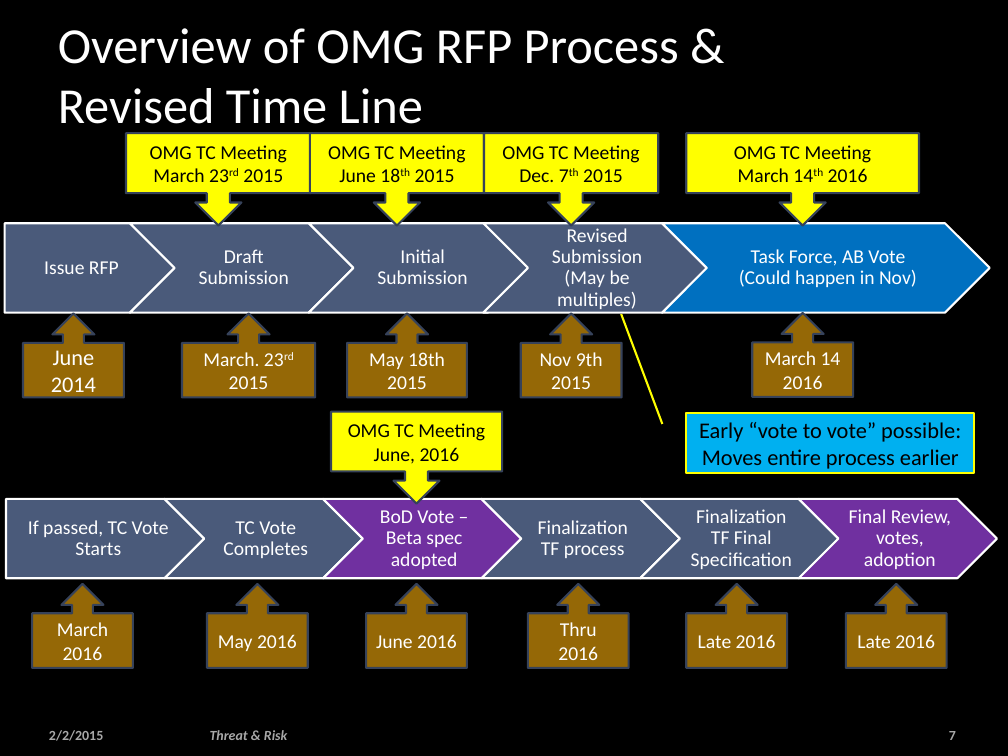
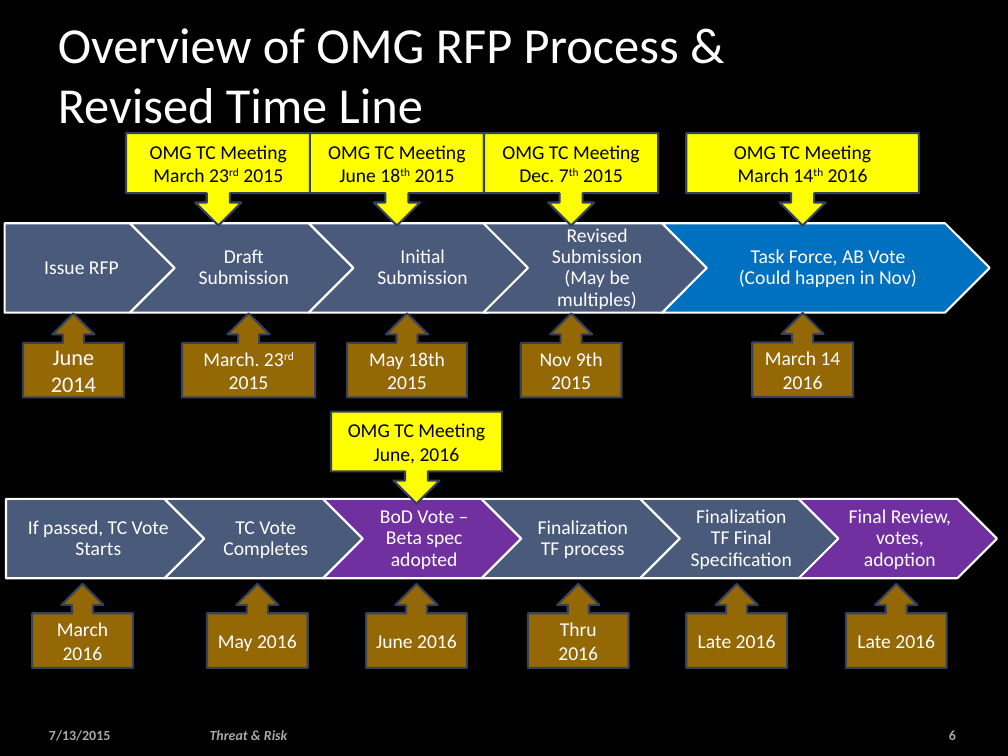
Before and after one commit to omg-threat-modeling/phase1, a slide deck: slide 6 of Team/Threat-risk -enguagement.pptx (slide 7 before the commit). Drawn at 1008x756 pixels with LibreOffice and Linux fonts; fonts in the diff are those of the drawing; background and template pictures are left out. Boxes give left, top, right and bottom in pixels: in the first picture for what was removed or moved away, otherwise in the second. Text is boxed around its words. In the diff, an @@ line names an element or a change of style, - is before the commit and + after.

```diff
--- a/Team/Threat-risk -enguagement.pptx
+++ b/Team/Threat-risk -enguagement.pptx
@@ border callout removed at (686, 412, 975, 473) @@
-Early “vote to vote” possible: Moves entire process earlier
@@ text at (49, 730, 111, 741): text changed @@
-2/2/2015
+7/13/2015
@@ page number at (949, 730, 956, 740): text changed @@
-7
+6
```
Also in this commit, not shown: 48 other slides changed, 26 slides added, 8 slides removed, 2 other files.
